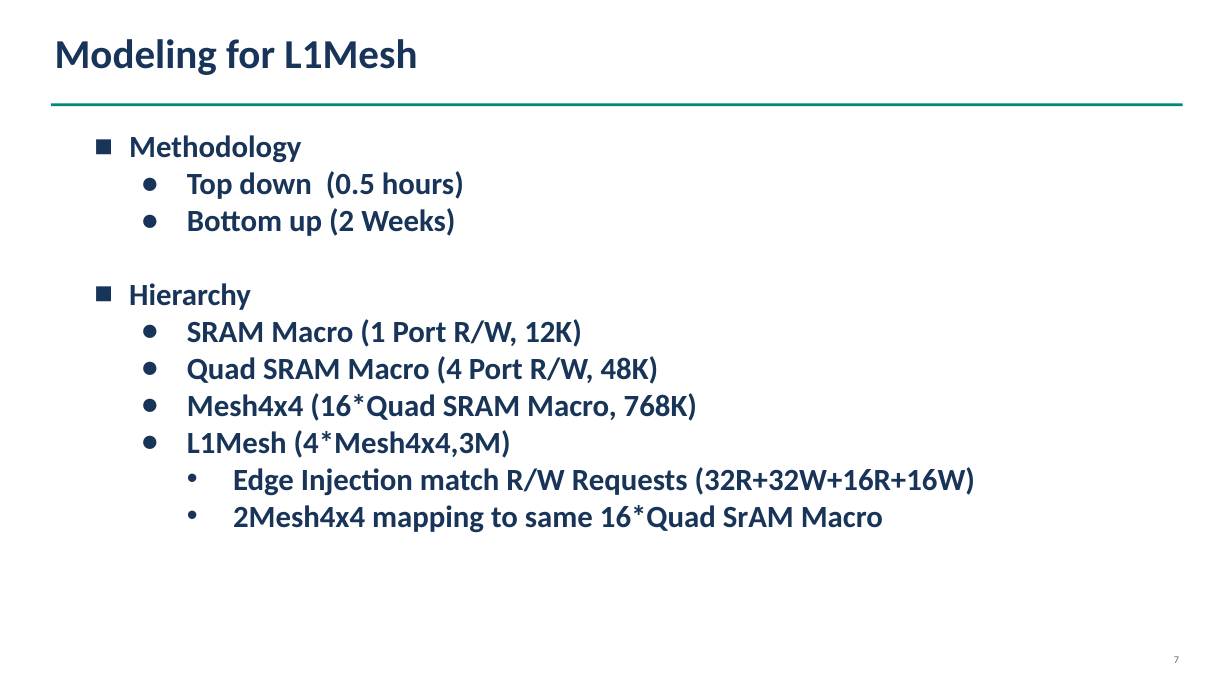
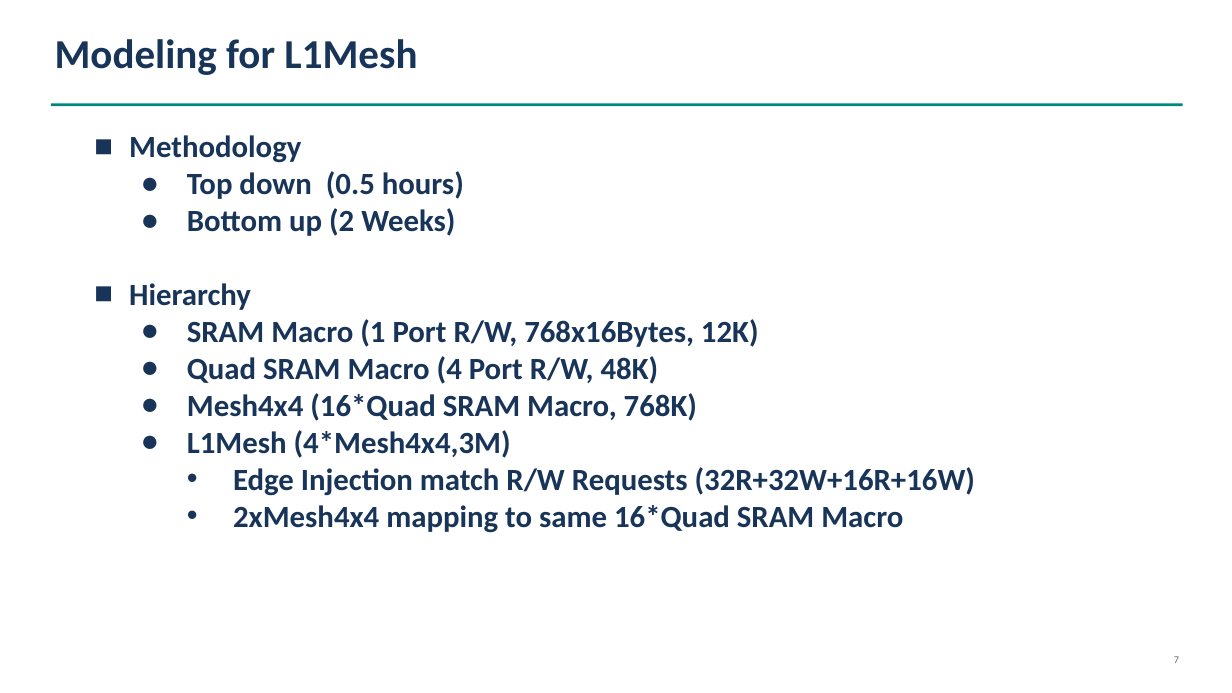
Before and after one commit to cclwylin/mdla7, a slide deck: slide 8 of reports/uArcSim Implementation by AI.pptx. Drawn at 1232x693 pixels with LibreOffice and Linux fonts; fonts in the diff are those of the drawing. Boxes give left, top, right and bottom in pixels: in the first picture for what was removed or moved away, otherwise in the second. Text is boxed around its words. In the diff, an @@ line names an element or a change of style, - is before the commit and + after.

```diff
--- a/reports/uArcSim Implementation by AI.pptx
+++ b/reports/uArcSim Implementation by AI.pptx
@@ text at box(187, 319, 759, 347): text changed @@
-  ● SRAM Macro (1 Port R/W, 12K)
+  ● SRAM Macro (1 Port R/W, 768x16Bytes, 12K)
@@ text at box(233, 505, 903, 533): text changed @@
-    • 2Mesh4x4 mapping to same 16*Quad SrAM Macro
+    • 2xMesh4x4 mapping to same 16*Quad SRAM Macro
```
Also in this commit, not shown: 6 other slides changed, 2 slides added, 1 slide removed, 3 other files.
